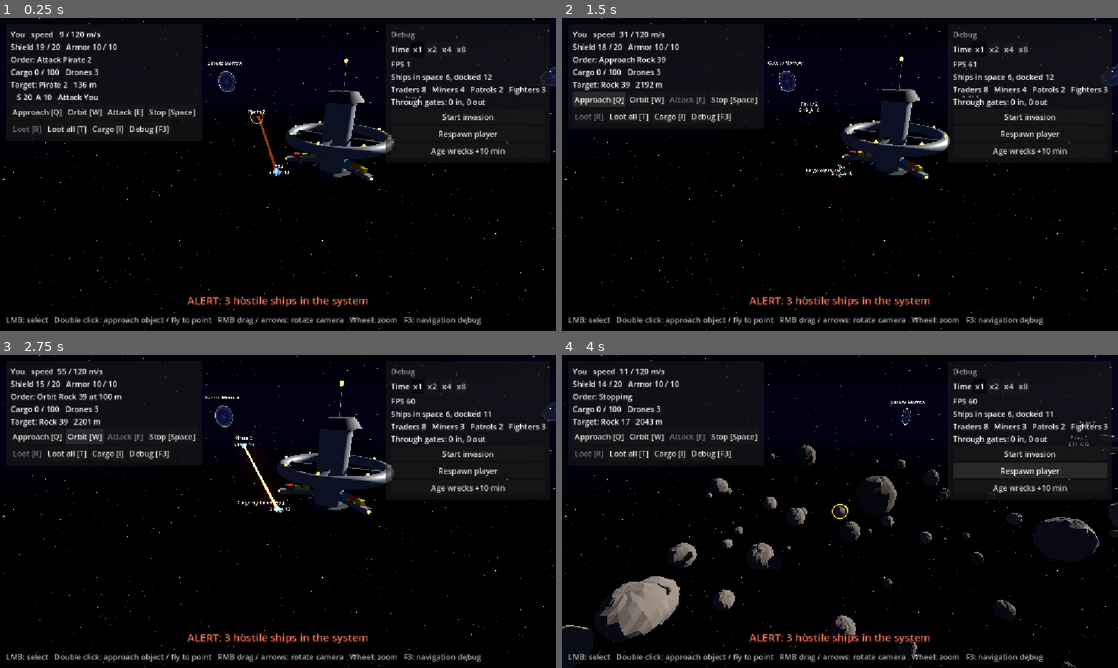
Above: before the commit, frames 1-4 (two rows, left to right).
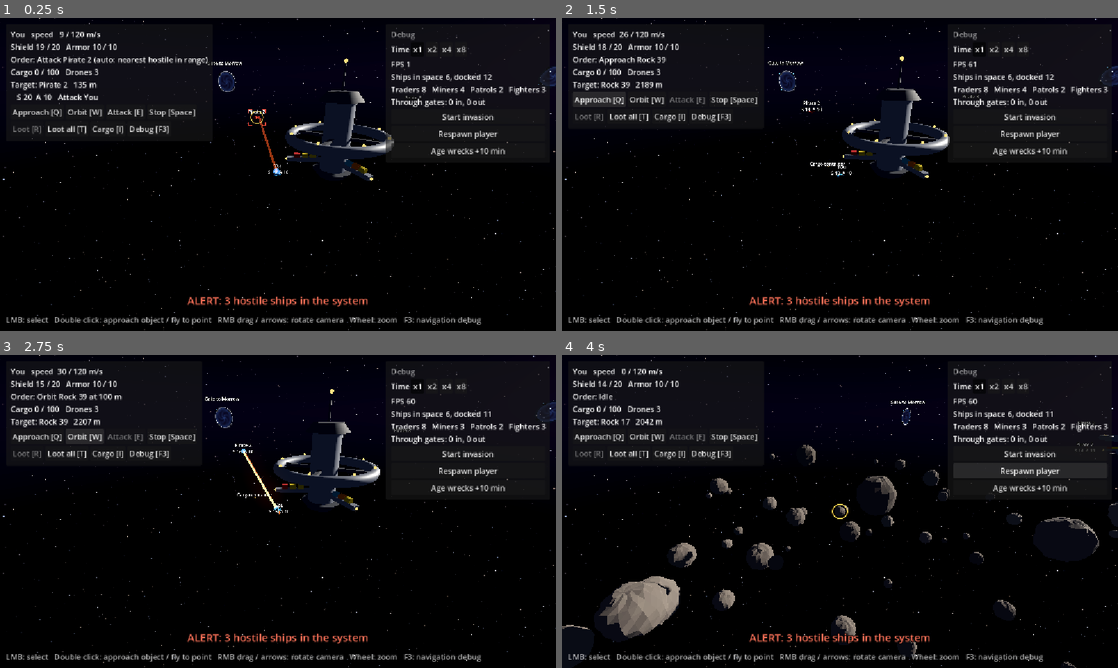
Above: after the commit, the same moments.

Repository: Sairef/stellar-ranger-new
Game: Godot game, scene res://tests/chaos_checks.tscn
Two runs of this game, one before a commit and one after it. Both use one fixed random seed, a clock stepped at 60 frames per second and the inputs below. This scene is started directly instead of the project's main scene.
Inputs:
- Up to frame 1 (0.25 s): no input
- Up to frame 2 (1.5 s): click "Approach [Q]" at 0.5 s; click "Approach [Q]" at 1.25 s
- Up to frame 3 (2.75 s): click "Orbit [W]" at 2 s
- Up to frame 4 (4 s): click "Stop [Space]" at 2.75 s; click "Respawn player" at 3.5 s

The runs differ from the first frame. In frame 1, 0.4% of the frame differs, in the area x 14-99%, y 5-51%; in frame 2, 0.9%; in frame 3, 2.3%, in the area x 10-100%, y 4-52%; in frame 4, 0.3%.

Commit message:
Smooth turning, approach holds near its target, attack target brackets
- Turns have inertia: the turn rate builds up and dies down within
  0.4 s (Ship.TURN_RAMP_TIME) and slows down in time to stop on the
  heading, instead of starting and stopping at once.
- Approach no longer backs off from a target that comes closer (the
  ship turned tail, then turned back): it stays and keeps its nose on
  the target, without parking manoeuvres.
- The ship the player's ship attacks gets red corner brackets; an
  auto-engage pick says why in the order line ("auto: nearest hostile
  in range").
- Tests: nav scenario with a miner flying back and forth past the ship
  (the old code jumps the turn rate by 90 rad/s2 per tick and turns its
  back on the miner for 214 ticks); combat checks for the note.
- Chaos test: wrecks are aged every 10 s until the scavenger comes (one
  aging at 100 s found no wrecks in some timelines).

Diff:
--- a/src/player/player_controller.gd
+++ b/src/player/player_controller.gd
@@ -9,6 +9,8 @@
 ## Q: approach selected, W: orbit selected, E: attack selected ship, Space: stop,
 ## R: loot the selected wreck or container, T: loot everything within `loot_radius`.
 ## The object under the cursor gets a faint ring (`hovered`), so it is clear what a click selects.
+## The ship the player's ship attacks (`attack_target()`) gets red corner brackets, whether it was
+## picked by the player or by auto-engage.
 ## The ship, the selection and the hovered object are kept as ObjectRefs: once one of them is
 ## gone (destroyed, jumped out), it simply reads as null.
 ##
@@ -59,6 +61,12 @@
 const PICK_TIE := 2.0
 ## Selection rings are never smaller than this on screen, in pixels.
 const MIN_RING_PIXELS := 28.0
+## Rings span this many radii of the object; attack brackets are a bit wider, around the ring.
+const RING_SCALE := 2.6
+const BRACKETS_SCALE := 3.2
+const MIN_BRACKETS_PIXELS := 36.0
+## Why auto-engage picked its target, shown in the order label.
+const AUTO_ENGAGE_NOTE := "auto: nearest hostile in range"
 ## Longest move order from a double click, in meters.
 const MAX_MOVE_DISTANCE := 5000.0
 
@@ -72,13 +80,16 @@
 var _press_position := Vector2.ZERO
 var _marker: Sprite3D
 var _hover_marker: Sprite3D
+var _attack_marker: Sprite3D
 
 
 func _ready() -> void:
-	_marker = _create_ring(Color(1.0, 0.8, 0.3, 0.9))
+	_marker = _create_marker(_ring_texture(), Color(1.0, 0.8, 0.3, 0.9))
 	add_child(_marker)
-	_hover_marker = _create_ring(Color(1.0, 1.0, 1.0, 0.35))
+	_hover_marker = _create_marker(_ring_texture(), Color(1.0, 1.0, 1.0, 0.35))
 	add_child(_hover_marker)
+	_attack_marker = _create_marker(_brackets_texture(), Color(1.0, 0.25, 0.2, 0.95))
+	add_child(_attack_marker)
 
 
 func _unhandled_input(event: InputEvent) -> void:
@@ -117,8 +128,9 @@
 	_hovered = ObjectRef.to(pick(get_viewport().get_mouse_position()))
 	var current := selected
 	var hover := hovered
-	_place_ring(_marker, current)
-	_place_ring(_hover_marker, hover if hover != current else null)
+	_place_marker(_marker, current)
+	_place_marker(_hover_marker, hover if hover != current else null)
+	_place_marker(_attack_marker, attack_target(), BRACKETS_SCALE, MIN_BRACKETS_PIXELS)
 
 
 func _physics_process(_delta: float) -> void:
@@ -144,7 +156,9 @@
 	if target == null or _engaged.points_to(target):
 		return
 	_engaged = ObjectRef.to(target)
-	own.give_order(AttackOrder.new(target))
+	var order := AttackOrder.new(target)
+	order.note = AUTO_ENGAGE_NOTE
+	own.give_order(order)
 	if selected == null:
 		select(target)
 
@@ -161,6 +175,13 @@
 func has_ship() -> bool:
 	var own := ship
 	return own != null and own.is_in_space()
+
+
+## The ship the player's ship is ordered to fight (by the player or by auto-engage), or null.
+func attack_target() -> Ship:
+	if not has_ship() or ship.current_order == null:
+		return null
+	return ship.current_order.get_attack_target()
 
 
 func approach_selected() -> void:
@@ -302,20 +323,22 @@
 	ship.give_order(MoveToOrder.new(ship.global_position + offset.limit_length(MAX_MOVE_DISTANCE)))
 
 
-## Puts a ring around `target` (or hides it), at least MIN_RING_PIXELS wide on screen.
-func _place_ring(ring: Sprite3D, target: Node3D) -> void:
-	ring.visible = target != null
+## Puts a marker around `target` (or hides it): `span` radii of the object wide, but at least
+## `min_pixels` on screen.
+func _place_marker(marker: Sprite3D, target: Node3D, span := RING_SCALE,
+		min_pixels := MIN_RING_PIXELS) -> void:
+	marker.visible = target != null
 	if target == null:
 		return
-	ring.global_position = target.get_global_transform_interpolated().origin
-	var world_size := Autopilot.radius_of(target) * 2.6
-	var on_screen := _projected_radius(target) * 2.6
-	if on_screen > 0.0 and on_screen < MIN_RING_PIXELS:
-		world_size *= MIN_RING_PIXELS / on_screen
-	ring.pixel_size = world_size / ring.texture.get_width()
-
-
-func _create_ring(color: Color) -> Sprite3D:
+	marker.global_position = target.get_global_transform_interpolated().origin
+	var world_size := Autopilot.radius_of(target) * span
+	var on_screen := _projected_radius(target) * span
+	if on_screen > 0.0 and on_screen < min_pixels:
+		world_size *= min_pixels / on_screen
+	marker.pixel_size = world_size / marker.texture.get_width()
+
+
+func _ring_texture() -> Texture2D:
 	var gradient := Gradient.new()
 	gradient.offsets = PackedFloat32Array([0.0, 0.84, 0.88, 0.95, 1.0])
 	gradient.colors = PackedColorArray([
@@ -328,7 +351,22 @@
 	texture.fill_to = Vector2(1.0, 0.5)
 	texture.width = 128
 	texture.height = 128
-
+	return texture
+
+
+## Four corners of a square, like a target lock.
+func _brackets_texture() -> Texture2D:
+	const SIZE := 128
+	const ARM := 30
+	const WIDTH := 7
+	var image := Image.create_empty(SIZE, SIZE, false, Image.FORMAT_RGBA8)
+	for corner: Vector2i in [Vector2i(0, 0), Vector2i(1, 0), Vector2i(0, 1), Vector2i(1, 1)]:
+		image.fill_rect(Rect2i(corner.x * (SIZE - ARM), corner.y * (SIZE - WIDTH), ARM, WIDTH), Color.WHITE)
+		image.fill_rect(Rect2i(corner.x * (SIZE - WIDTH), corner.y * (SIZE - ARM), WIDTH, ARM), Color.WHITE)
+	return ImageTexture.create_from_image(image)
+
+
+func _create_marker(texture: Texture2D, color: Color) -> Sprite3D:
 	var marker := Sprite3D.new()
 	marker.texture = texture
 	marker.billboard = BaseMaterial3D.BILLBOARD_ENABLED
--- a/src/ships/orders/approach_order.gd
+++ b/src/ships/orders/approach_order.gd
@@ -1,8 +1,10 @@
 class_name ApproachOrder
 extends ShipOrder
 
-## Fly to a target and stay at a given distance from its surface.
+## Fly to a target and stay at a given distance from its surface, nose on the target.
 ## By default the order keeps following the target (even a moving one) until replaced.
+## A target that comes closer (flies at the ship or past it) does not make the ship back off:
+## turning tail to make room and then turning back looked silly. The ship stays and watches it.
 ## With `complete_on_arrival` it finishes as soon as the ship gets there; NPC routines use that.
 ## Ends when the target is gone.
 
@@ -44,7 +46,15 @@
 	if away.length_squared() < 0.01:
 		away = ship.global_basis.z
 	var stand_off := Autopilot.radius_of(node) + ship.radius + distance
-	return NavGoal.new(center + away.normalized() * stand_off, true, node)
+	var goal: NavGoal
+	if away.length() < stand_off:
+		# Closer than asked (the target came to us): stay put. That is not an arrival, so no
+		# parking either: the ship that moves is the one that steers clear.
+		goal = NavGoal.new(ship.global_position, false, node)
+	else:
+		goal = NavGoal.new(center + away.normalized() * stand_off, true, node)
+	goal.face_point = center
+	return goal
 
 
 func is_complete(ship: Ship) -> bool:
--- a/src/ships/orders/attack_order.gd
+++ b/src/ships/orders/attack_order.gd
@@ -14,6 +14,9 @@
 	get:
 		return _target.resolve() as Ship
 
+## Why this target, shown in the label (e.g. how auto-engage picked it). Empty: no note.
+var note := ""
+
 var _target: ObjectRef
 var _orbit: OrbitOrder
 
@@ -23,7 +26,8 @@
 
 
 func get_label() -> String:
-	return "Attack %s" % Autopilot.name_of(target)
+	var label := "Attack %s" % Autopilot.name_of(target)
+	return label if note.is_empty() else "%s (%s)" % [label, note]
 
 
 func get_target() -> Node3D:
--- a/src/ships/ship.gd
+++ b/src/ships/ship.gd
@@ -11,6 +11,7 @@
 ##
 ## The flight model is "boat-like" on purpose: the ship always moves where its nose points,
 ## turns at a limited rate and slows down in sharp turns. This keeps paths predictable.
+## Turns have some inertia: they build up and die down instead of starting and stopping at once.
 ##
 ## A docked ship is hidden inside its station: no collision, not part of traffic, no orders.
 ## Drones (`is_drone`) are small craft launched by a DroneBay: they have no physical collisions
@@ -30,6 +31,9 @@
 
 ## Fraction of the target speed kept while the nose points straight away from the goal.
 const MIN_TURN_SPEED_FACTOR := 0.05
+## Seconds it takes to build up the full turn rate, and to stop turning from it. Turns that start
+## and stop at once look wooden.
+const TURN_RAMP_TIME := 0.4
 ## Every ship, docked or not. Autopilot.SHIP_GROUP holds only ships out in space.
 const ALL_SHIPS_GROUP := &"all_ships"
 
@@ -97,6 +101,8 @@
 var collision_ticks := 0
 
 var _face_point: Variant = null
+## Current turning, in radians per second around the axis it points along (global space).
+var _spin := Vector3.ZERO
 var _gone := false
 var _docked := false
 var _dock: ObjectRef = null
@@ -324,6 +330,7 @@
 func _set_in_space(present: bool) -> void:
 	visible = present
 	speed = 0.0 if not present else speed
+	_spin = Vector3.ZERO
 	velocity = Vector3.ZERO
 	desired_velocity = Vector3.ZERO
 	has_goal = false
@@ -369,17 +376,19 @@
 
 func _fly(delta: float) -> void:
 	var target_speed := desired_velocity.length()
+	var heading := Vector3.ZERO
 	if target_speed > 0.01:
-		var wanted := desired_velocity / target_speed
-		_turn_towards(wanted, delta)
-		# Slow down while the nose points away from where we want to go: makes turns tighter,
-		# and a ship that has to turn around almost pivots in place instead of sweeping a wide arc.
-		var alignment := (get_forward().dot(wanted) + 1.0) * 0.5
-		target_speed *= lerpf(MIN_TURN_SPEED_FACTOR, 1.0, alignment * alignment)
+		heading = desired_velocity / target_speed
 	elif _face_point != null:
 		var to_face: Vector3 = _face_point - global_position
 		if to_face.length_squared() > 1.0:
-			_turn_towards(to_face.normalized(), delta)
+			heading = to_face.normalized()
+	_turn_towards(heading, delta)
+	if target_speed > 0.01:
+		# Slow down while the nose points away from where we want to go: makes turns tighter,
+		# and a ship that has to turn around almost pivots in place instead of sweeping a wide arc.
+		var alignment := (get_forward().dot(heading) + 1.0) * 0.5
+		target_speed *= lerpf(MIN_TURN_SPEED_FACTOR, 1.0, alignment * alignment)
 
 	speed = move_toward(speed, target_speed, acceleration * delta)
 	velocity = get_forward() * speed
@@ -391,21 +400,37 @@
 		speed = clampf(velocity.dot(get_forward()), 0.0, speed)
 
 
+## Turns the nose toward `direction`; a zero direction lets the current turn die down.
+## Like a body with inertia: the turn rate builds up and dies down within TURN_RAMP_TIME, and the
+## turn slows down in time to stop right on the wanted heading.
 func _turn_towards(direction: Vector3, delta: float) -> void:
-	# Slowly roll back toward the galactic "up" so ships do not end up flying upside down.
-	var up := global_basis.y.lerp(Vector3.UP, clampf(delta, 0.0, 1.0)).normalized()
-	for candidate: Vector3 in [up, global_basis.z, global_basis.x]:
-		var ortho := candidate - direction * candidate.dot(direction)
-		if ortho.length_squared() > 0.0001:
-			up = ortho.normalized()
-			break
-
+	var max_change := turn_rate / TURN_RAMP_TIME * delta
+	if max_change <= 0.0:
+		return  # No time passed, or the ship cannot turn at all.
 	var current := global_basis.get_rotation_quaternion()
-	var wanted := Basis.looking_at(direction, up).get_rotation_quaternion()
-	var angle := current.angle_to(wanted)
-	if angle < 0.0001:
-		return
-	global_basis = Basis(current.slerp(wanted, minf(1.0, turn_rate * delta / angle)))
+	var wanted_spin := Vector3.ZERO
+	if direction != Vector3.ZERO:
+		# Slowly roll back toward the galactic "up" so ships do not end up flying upside down.
+		var up := global_basis.y.lerp(Vector3.UP, clampf(delta, 0.0, 1.0)).normalized()
+		for candidate: Vector3 in [up, global_basis.z, global_basis.x]:
+			var ortho := candidate - direction * candidate.dot(direction)
+			if ortho.length_squared() > 0.0001:
+				up = ortho.normalized()
+				break
+		var offset := Basis.looking_at(direction, up).get_rotation_quaternion() * current.inverse()
+		if offset.w < 0.0:
+			offset = -offset  # The short way round.
+		var angle := offset.get_angle()
+		if angle > 0.0001:
+			# The fastest rate that still stops right on the heading, slowing down tick by tick
+			# (about sqrt(2 * acceleration * angle)), and never past the heading within a tick.
+			var braking := max_change * (sqrt(0.25 + 2.0 * angle / (max_change * delta)) - 0.5)
+			wanted_spin = offset.get_axis() * minf(turn_rate, minf(braking, angle / delta))
+
+	_spin = _spin.move_toward(wanted_spin, max_change)
+	var spin_rate := _spin.length()
+	if spin_rate > 0.0:
+		global_basis = Basis((Quaternion(_spin / spin_rate, spin_rate * delta) * current).normalized())
 
 
 ## Stretches the beam from the ship's nose to beam_target, with a little flicker.
--- a/tests/chaos_checks.gd
+++ b/tests/chaos_checks.gd
@@ -3,7 +3,8 @@
 ## Chaos test for references to world objects (see WorldRegistry and ObjectRef).
 ##
 ## The home system runs with its traffic, miners and patrols, plus a few pirates, an invasion
-## (started at INVASION_TIME) and the scavenger (wrecks aged at SCAVENGER_TIME), while random
+## (started at INVASION_TIME) and the scavenger (from SCAVENGER_TIME on, wrecks are aged every
+## AGING_EVERY seconds until it comes: at any given moment there may be none), while random
 ## world objects vanish at random moments: ships destroyed or removed outright (docked ones and
 ## the player's ship included), drones on the way, field rocks (maybe the one a miner is
 ## working), wrecks and containers, and on a schedule one gate and one station. Meanwhile the
@@ -27,6 +28,7 @@
 const GATE_REMOVAL_TIME := 90.0
 const INVASION_TIME := 20.0
 const SCAVENGER_TIME := 100.0
+const AGING_EVERY := 10.0
 const STATION_REMOVAL_TIME := 150.0
 const KINDS: Array[String] = [
 	"ship destroyed", "ship removed", "docked ship removed", "drone", "rock", "wreck", "container",
@@ -54,7 +56,7 @@
 	_camera = _system.get_node("Camera")
 	var spawner := _system.get_node("TrafficSpawner") as TrafficSpawner
 	var salvage := _system.get_node("SalvageService") as SalvageService
-	var aged := false
+	var next_aging := SCAVENGER_TIME
 	for i in PIRATES:
 		_spawn_pirate(i + 1)
 
@@ -75,8 +77,8 @@
 			_remove_something()
 		if invasion.invaders_arrived == 0 and not invasion.is_running() and time >= INVASION_TIME:
 			invasion.start()
-		if not aged and time >= SCAVENGER_TIME:
-			aged = true
+		if salvage.scavengers_launched == 0 and time >= next_aging:
+			next_aging += AGING_EVERY
 			salvage.age_wrecks(salvage.abandon_time)
 		if arrivals_at_gate_removal < 0 and time >= GATE_REMOVAL_TIME:
 			arrivals_at_gate_removal = spawner.arrivals
--- a/tests/combat_checks.gd
+++ b/tests/combat_checks.gd
@@ -157,6 +157,8 @@
 	var time: float = await _simulate(60.0, func() -> bool: return _attacking(controller) == "Pirate 1")
 	_check(time > 0.0, "the idle ship attacks the pirate that came into range (%.1f s)" % time)
 	_check(Autopilot.name_of(controller.selected) == "Pirate 1", "and selects it, as nothing was selected")
+	_check(player.get_order_label().ends_with("(%s)" % PlayerController.AUTO_ENGAGE_NOTE),
+			"the order tells why it picked that target (%s)" % player.get_order_label())
 
 	player.give_order(MoveToOrder.new(player.global_position + Vector3(400, 0, 0)))
 	await _simulate(2.0, func() -> bool: return false)
@@ -175,6 +177,8 @@
 	player.get_weapon().damage = 5.0
 	controller.select(first.resolve())
 	controller.attack_selected()
+	_check(player.get_order_label() == "Attack Pirate 1",
+			"an attack the player ordered has no note (%s)" % player.get_order_label())
 	time = await _simulate(60.0, func() -> bool: return stats.kills > 0)
 	_check(time > 0.0, "the player kills the pirate it was ordered to attack (%.1f s)" % time)
 	time = await _simulate(30.0, func() -> bool: return _attacking(controller) == second_name)
@@ -214,9 +218,7 @@
 
 ## Name of the ship the player's ship is attacking, or "".
 func _attacking(controller: PlayerController) -> String:
-	if not controller.has_ship() or controller.ship.current_order == null:
-		return ""
-	var target := controller.ship.current_order.get_attack_target()
+	var target := controller.attack_target()
 	return Autopilot.name_of(target) if target != null else ""
 
 
--- a/tests/nav_scenarios.gd
+++ b/tests/nav_scenarios.gd
@@ -44,6 +44,7 @@
 	await _jump_through_gate(Vector3(300, 0, 900), "from behind")
 	await _gate_arrival()
 	await _target_leaves_the_system()
+	await _approach_ship_flying_past()
 	await _miner_cycle()
 	await _home_system_soak()
 	_check(_errors.errors.is_empty(), "no errors during the run %s" % _errors.errors)
@@ -338,6 +339,49 @@
 	await _end()
 
 
+## Approach a miner that flies back and forth along a line next to the ship, so it passes by
+## again and again. The ship must not back off from it (turning tail and then turning back
+## looked silly): it stays and keeps its nose on the miner. Turns build up and die down instead
+## of starting and stopping at once.
+func _approach_ship_flying_past() -> void:
+	_begin("Approach a ship that flies back and forth past us")
+	var ship := _spawn_ship("Tester", Vector3.ZERO, Vector3.FORWARD)
+	var ends: Array[Vector3] = [Vector3(600, 0, -80), Vector3(-600, 0, -80)]
+	var miner := _spawn_ship("Miner", ends[1], Vector3.RIGHT)
+	miner.radius = 10.0
+	miner.max_speed = 80.0
+	miner.acceleration = 25.0
+	miner.turn_rate = 1.0
+	miner.give_order(MoveToOrder.new(ends[0]))
+	ship.give_order(ApproachOrder.new(miner, 50.0))
+
+	var step := 1.0 / Engine.physics_ticks_per_second
+	var stats := {"leg": 0, "rotation": ship.global_basis.get_rotation_quaternion(), "rate": 0.0,
+			"ramp": 0.0, "tail": 0}
+	var probe := func() -> void:
+		if miner.current_order == null:
+			stats.leg = 1 - stats.leg
+			miner.give_order(MoveToOrder.new(ends[stats.leg]))
+		var rotation := ship.global_basis.get_rotation_quaternion()
+		var previous: Quaternion = stats.rotation
+		var turn := rotation * previous.inverse()
+		var rate := 2.0 * atan2(Vector3(turn.x, turn.y, turn.z).length(), absf(turn.w)) / step
+		stats.ramp = maxf(stats.ramp, absf(rate - stats.rate) / step)
+		stats.rotation = rotation
+		stats.rate = rate
+		var to_miner := miner.global_position - ship.global_position
+		if _gap(ship, miner) < 80.0 and ship.get_forward().angle_to(to_miner) > PI / 2.0:
+			stats.tail += 1
+	await _simulate(30.0, func() -> bool: return false, probe)
+
+	var max_ramp := ship.turn_rate / Ship.TURN_RAMP_TIME
+	_check(stats.tail == 0, "it never turns its back on the miner nearby (%d ticks)" % stats.tail)
+	_check(stats.ramp <= max_ramp * 1.1, "turns build up and die down: at most %.1f rad/s2 (limit %.1f)"
+			% [stats.ramp, max_ramp])
+	_check(ship.collision_ticks + miner.collision_ticks == 0, "no physical contacts")
+	await _end()
+
+
 ## A miner undocks, fills its hold at a rock in the field, flies home and docks.
 func _miner_cycle() -> void:
 	_begin("Miner: undock, mine, come home, dock")
Not shown, changed: docs/concept.md
